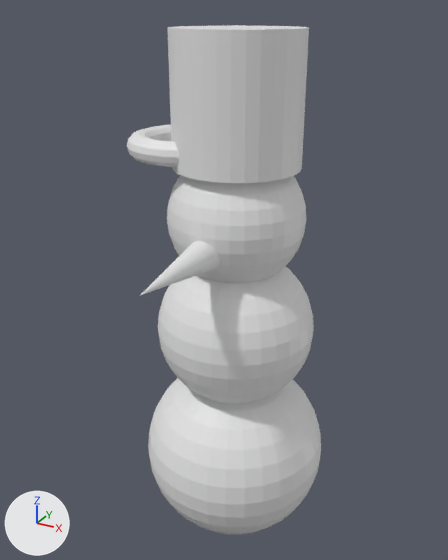
A saved change to the Blender file Snowman.blend.
Before and after are seen from a 50 mm camera at (2.73, -5.22, 5.64) aimed at (-0.07, -0.14, 3.1). The axes (+X, +Y, +Z) are drawn at lower left. The lights are the same throughout. The picture after the commit comes second.
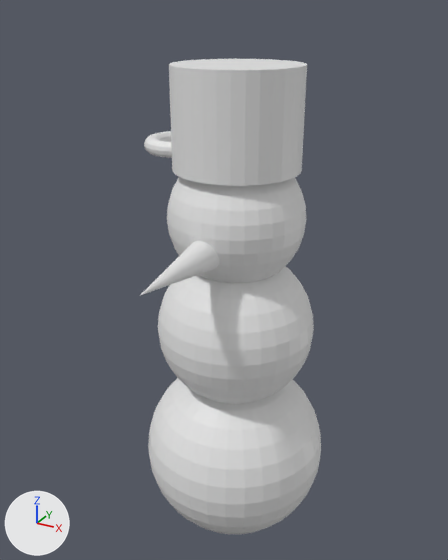
Location of each change, (x1, y1, x2, y2) in pixels of the pictures (448 x 560 px):
'Cylinder', moved, rescaled (19% shorter)
    before: (168, 25, 309, 183)
    after: (169, 59, 307, 186)
'Torus', moved, rescaled
    before: (127, 125, 180, 167)
    after: (144, 131, 172, 158)

Patch to the scene script:
```diff
--- a/Snowman.blend.py
+++ b/Snowman.blend.py
@@ ob_cylinder @@
 ob_cylinder = bpy.data.objects.new('Cylinder', me_cylinder)
-ob_cylinder.location = (0.0, 0.0, 4.86)
-ob_cylinder.scale = (0.617, 0.617, 0.617)
+ob_cylinder.location = (0.0, 0.0, 4.7)
+ob_cylinder.scale = (0.617, 0.617, 0.476)
@@ ob_torus @@
 ob_torus = bpy.data.objects.new('Torus', me_torus)
-ob_torus.location = (-0.55, 0.0, 4.4)
-ob_torus.scale = (0.473, 0.473, 0.473)
+ob_torus.location = (-0.6, 0.0, 4.4)
+ob_torus.scale = (0.305, 0.305, 0.305)
```
